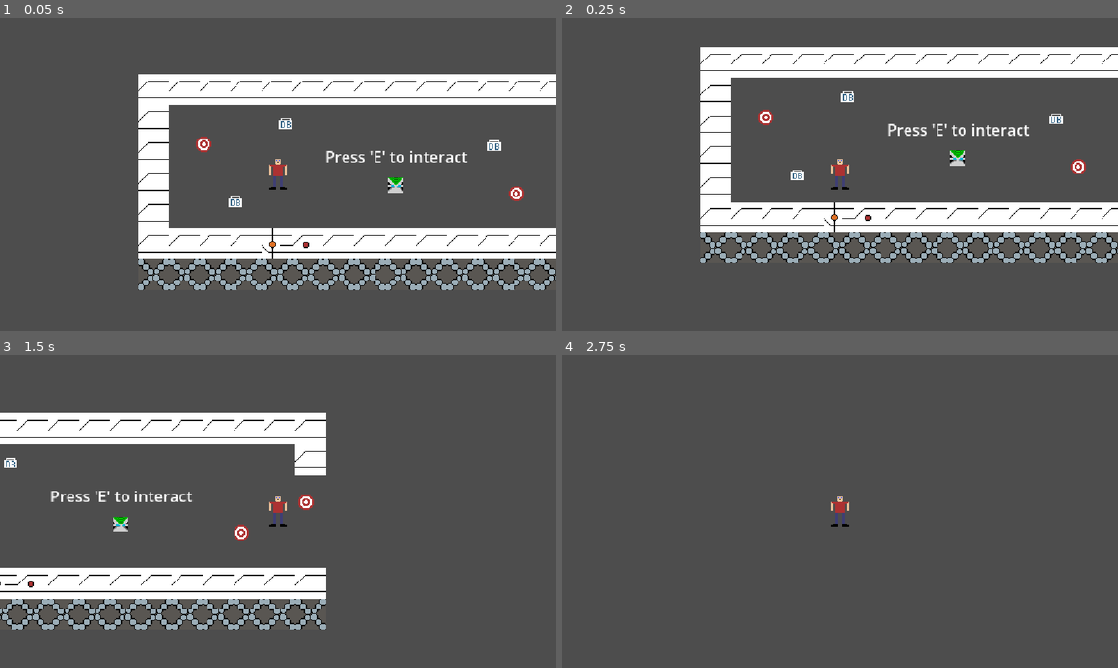
Above: before the commit, frames 1-4 (two rows, left to right).
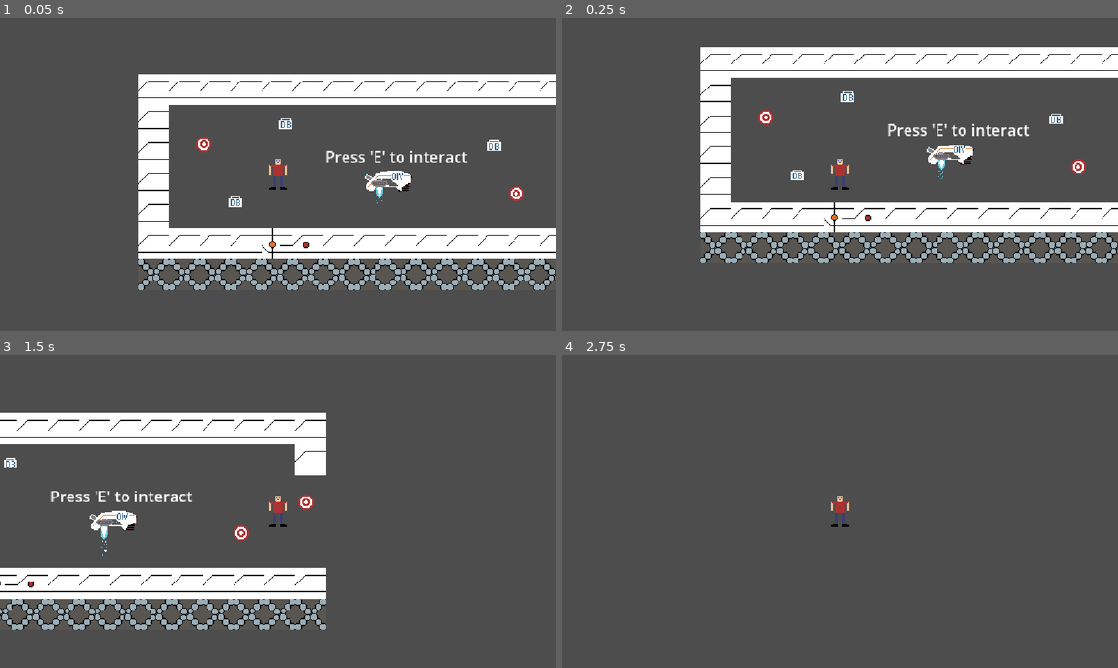
Above: after the commit, the same moments.

Repository: SysadmnIvy27/Final_game_dev
Game: Godot game, scene res://main/main.tscn
Same seed, same stepped clock (60 frames per second), same inputs: the game is played once before the commit and once after it.
Inputs:
- Up to frame 1 (0.05 s): no input
- Up to frame 2 (0.25 s): no input
- Up to frame 3 (1.5 s): tap E (interact) at 0.5, 0.6, 1.25 s; hold D (move_right) from 0.53 s (still down); tap Space (jump) at 0.77 s; tap Tab (swap_drone_action) at 1.35 s
- Up to frame 4 (2.75 s): tap Space (jump) at 1.52 s; tap E (interact) at 2, 2.1 s; release D (move_right) at 2.03 s; hold A (move_left) from 2.03 s (still down)

The runs differ from the first frame. In frame 1, 0.5% of the frame differs, in the area x 65-75%, y 48-60%; in frame 2, 0.4%; in frame 3, 0.7%, in the area x 0-59%, y 35-82%; in frame 4, nothing differs.

Commit message:
v0.1.0 Olivar WIP

Diff:
--- a/entities/items/oliver_item/oliver_item.gd
+++ b/entities/items/oliver_item/oliver_item.gd
@@ -3,12 +3,16 @@
 
 var owner_entity : Node
 var movement_marker : Node
+var move_target : Node
 @onready var attack_range = $attack_area
 @onready var interact_range = $interact_area
 @onready var detection_range = $detection_range
 @onready var timer = $Cooldown
 @onready var tooltip = $tooltip
 @onready var camera = $Camera2D
+@onready var thrust_pivot = $thruster_pivot
+@onready var turret_pivot = $turret_pivot
+@onready var projectile_spawn = $turret_pivot/projectile_spawn
 @export var projectile_scene : PackedScene
 var has_owner = false
 var can_teleport = false
@@ -16,9 +20,8 @@
 var SPEED = 100.0
 var team
 var cooldown = 1
-var follow_dist = 75
+var follow_dist = 25
 var teleport_dist = 500
-var move_target : Node
 var modes = ["Sentry","AI","Player Control"]
 var mode = 1
 
@@ -28,19 +31,21 @@
 
 
 # Called every frame. 'delta' is the elapsed time since the previous frame.
-func _physics_process(_delta: float) -> void:
+func _physics_process(delta: float) -> void:
 	if has_owner:
 		if modes[mode - 1] == "Sentry":
 			Sentry_mode()
 		elif modes[mode - 1] == "AI":
-			AI_mode()
+			AI_mode(delta)
 		elif modes[mode - 1] == "Player Control":
-			Player_Ctrl()
+			Player_Ctrl(delta)
 
 func Sentry_mode():
+	velocity = Vector2.ZERO
 	attack()
 
-func AI_mode():
+
+func AI_mode(delta):
 	# gettitng targets
 	var targets : Array
 	for area in detection_range.get_overlapping_areas():
@@ -88,37 +93,27 @@
 	elif move_target != movement_marker:
 		velocity = movement_direction * SPEED
 	else:
-		if velocity.x > 1.4:
-			velocity.x -= 1
-		elif velocity.x < -1.4:
-			velocity.x += 1
-		elif velocity.x < 1.5 and velocity.x > -1.5:
-			velocity.x = 0
-
-		if velocity.y > 4.8:
-			velocity.y -= 1
-		elif velocity.y < -4.8:
-			velocity.y += 1
-		elif velocity.y < 8.5 and velocity.y > -8.5:
-			velocity.y = 0
-
+		velocity.x = move_toward(velocity.x, 0, SPEED * delta)
+		velocity.y = move_toward(velocity.y, 0, SPEED * delta)
 		if debug:
 			print(str(velocity))
 
+	animate()
 	move_and_slide()
 
 	attack()
 	interaction()
 
-func Player_Ctrl():
+func Player_Ctrl(delta):
 	var direction : Vector2
 	direction.x = Input.get_axis("move_left", "move_right")
 	direction.y = Input.get_axis("move_up", "move_down")
 	if direction:
-		velocity = direction * SPEED
+		velocity = (direction * SPEED)
 	else:
-		velocity.x = move_toward(velocity.x, 0, SPEED)
-		velocity.y = move_toward(velocity.y, 0, SPEED)
+		velocity.x = move_toward(velocity.x, 0, SPEED * delta)
+		velocity.y = move_toward(velocity.y, 0, SPEED * delta)
+	animate()
 	move_and_slide()
 	interaction()
 
@@ -141,10 +136,11 @@
 			body.interact(self)
 
 func shoot(entity):
+	turret_pivot.look_at(entity.global_position)
 	var projectile = projectile_scene.instantiate() #instance projectile
-	projectile.direction = (entity.global_position - global_position).normalized()
+	projectile.direction = (entity.global_position - projectile_spawn.global_position).normalized()
 	projectile.team = team
-	projectile.global_position = global_position
+	projectile.global_position = projectile_spawn.global_position
 	get_tree().current_scene.add_child(projectile)
 
 
@@ -158,3 +154,11 @@
 		print(movement_marker.name)
 		has_owner = true
 		tooltip.visible = false
+
+func animate():
+	if velocity.x > 0:
+		thrust_pivot.rotation_degrees = 60
+	elif velocity.x < 0:
+		thrust_pivot.rotation_degrees = -40
+	elif velocity.x == 0:
+		thrust_pivot.rotation_degrees = 0
--- a/entities/items/oliver_item/oliver_item.tscn
+++ b/entities/items/oliver_item/oliver_item.tscn
@@ -2,12 +2,27 @@
 
 [ext_resource type="Script" uid="uid://dyhkonspjck05" path="res://entities/items/oliver_item/oliver_item.gd" id="1_3g5mp"]
 [ext_resource type="PackedScene" uid="uid://c1mqgtlmld1l0" path="res://entities/projectiles/oli_projectile/oli_projectile.tscn" id="2_oriv4"]
-[ext_resource type="Texture2D" uid="uid://dsjsqpn7wijmk" path="res://assets/entities/items/oliver/oliver.png" id="3_plduh"]
+[ext_resource type="Texture2D" uid="uid://cqxg7gymnru14" path="res://assets/entities/items/oliver/olivar_body.png" id="3_plduh"]
+[ext_resource type="Texture2D" uid="uid://cm6c4w2r5lxdu" path="res://assets/entities/items/oliver/olivar_thrust.png" id="4_kqaq0"]
+[ext_resource type="Texture2D" uid="uid://duhnfcwwheqqs" path="res://assets/entities/items/oliver/olivar_turret.png" id="5_kqaq0"]
 
 [sub_resource type="RectangleShape2D" id="RectangleShape2D_4cw7c"]
+size = Vector2(49, 20)
 
-[sub_resource type="AtlasTexture" id="AtlasTexture_i8nuk"]
+[sub_resource type="AtlasTexture" id="AtlasTexture_oj01u"]
 atlas = ExtResource("3_plduh")
+region = Rect2(0, 0, 64, 64)
+
+[sub_resource type="SpriteFrames" id="SpriteFrames_b1ji6"]
+animations = [{
+"frames": [{
+"duration": 1.0,
+"texture": SubResource("AtlasTexture_oj01u")
+}],
+"loop": 1,
+"name": &"idle",
+"speed": 5.0
+}]
 
 [sub_resource type="CircleShape2D" id="CircleShape2D_b1ji6"]
 radius = 101.0198
@@ -18,28 +33,94 @@
 [sub_resource type="CircleShape2D" id="CircleShape2D_1i7ex"]
 radius = 261.00192
 
+[sub_resource type="AtlasTexture" id="AtlasTexture_j7mwl"]
+atlas = ExtResource("4_kqaq0")
+region = Rect2(0, 0, 64, 64)
+
+[sub_resource type="AtlasTexture" id="AtlasTexture_j6382"]
+atlas = ExtResource("4_kqaq0")
+region = Rect2(64, 0, 64, 64)
+
+[sub_resource type="AtlasTexture" id="AtlasTexture_qtfmu"]
+atlas = ExtResource("4_kqaq0")
+region = Rect2(128, 0, 64, 64)
+
+[sub_resource type="AtlasTexture" id="AtlasTexture_t5wal"]
+atlas = ExtResource("4_kqaq0")
+region = Rect2(192, 0, 64, 64)
+
+[sub_resource type="AtlasTexture" id="AtlasTexture_a2dpn"]
+atlas = ExtResource("4_kqaq0")
+region = Rect2(256, 0, 64, 64)
+
+[sub_resource type="SpriteFrames" id="SpriteFrames_mcl3r"]
+animations = [{
+"frames": [{
+"duration": 1.0,
+"texture": SubResource("AtlasTexture_j7mwl")
+}, {
+"duration": 1.0,
+"texture": SubResource("AtlasTexture_j6382")
+}, {
+"duration": 1.0,
+"texture": SubResource("AtlasTexture_qtfmu")
+}, {
+"duration": 1.0,
+"texture": SubResource("AtlasTexture_t5wal")
+}, {
+"duration": 1.0,
+"texture": SubResource("AtlasTexture_a2dpn")
+}],
+"loop": 1,
+"name": &"idle",
+"speed": 5.0
+}]
+
+[sub_resource type="AtlasTexture" id="AtlasTexture_1dpm6"]
+atlas = ExtResource("5_kqaq0")
+region = Rect2(0, 0, 64, 64)
+
+[sub_resource type="SpriteFrames" id="SpriteFrames_1i7ex"]
+animations = [{
+"frames": [{
+"duration": 1.0,
+"texture": SubResource("AtlasTexture_1dpm6")
+}],
+"loop": 1,
+"name": &"idle",
+"speed": 5.0
+}]
+
 [node name="OlivarItem" type="CharacterBody2D" unique_id=136021154 groups=["interactable"]]
 script = ExtResource("1_3g5mp")
 projectile_scene = ExtResource("2_oriv4")
 
 [node name="hitbox" type="CollisionShape2D" parent="." unique_id=1121818888]
+visible = false
+position = Vector2(-7.5, -4)
 shape = SubResource("RectangleShape2D_4cw7c")
 one_way_collision = true
 
-[node name="sprite" type="Sprite2D" parent="." unique_id=904512027]
-texture = SubResource("AtlasTexture_i8nuk")
+[node name="body" type="AnimatedSprite2D" parent="." unique_id=1555537467]
+position = Vector2(0, 9)
+sprite_frames = SubResource("SpriteFrames_b1ji6")
+animation = &"idle"
+autoplay = "idle"
 
 [node name="attack_area" type="Area2D" parent="." unique_id=173856887]
+visible = false
 
 [node name="CollisionShape2D" type="CollisionShape2D" parent="attack_area" unique_id=2065588032]
 shape = SubResource("CircleShape2D_b1ji6")
 
 [node name="interact_area" type="Area2D" parent="." unique_id=285405550]
+visible = false
 
 [node name="CollisionShape2D" type="CollisionShape2D" parent="interact_area" unique_id=811605516]
 shape = SubResource("CircleShape2D_mcl3r")
 
 [node name="detection_range" type="Area2D" parent="." unique_id=1433529188]
+visible = false
 
 [node name="CollisionShape2D" type="CollisionShape2D" parent="detection_range" unique_id=1344928835]
 shape = SubResource("CircleShape2D_1i7ex")
@@ -55,3 +136,26 @@
 text = "Press 'E' to interact"
 
 [node name="Camera2D" type="Camera2D" parent="." unique_id=980045190]
+
+[node name="thruster_pivot" type="Node2D" parent="." unique_id=1610178021]
+position = Vector2(-17, -2)
+
+[node name="thruster_anim" type="AnimatedSprite2D" parent="thruster_pivot" unique_id=2027663357]
+position = Vector2(17.189388, 10.701633)
+sprite_frames = SubResource("SpriteFrames_mcl3r")
+animation = &"idle"
+autoplay = "idle"
+frame_progress = 0.42617607
+
+[node name="turret_pivot" type="Node2D" parent="." unique_id=1018928028]
+position = Vector2(4, 4)
+
+[node name="turret_anim" type="AnimatedSprite2D" parent="turret_pivot" unique_id=166622698]
+z_index = -1
+position = Vector2(-4, 5)
+sprite_frames = SubResource("SpriteFrames_1i7ex")
+animation = &"idle"
+autoplay = "idle"
+
+[node name="projectile_spawn" type="Marker2D" parent="turret_pivot" unique_id=1740962024]
+position = Vector2(4, 1)
--- a/entities/projectiles/oli_projectile/oli_projectile.tscn
+++ b/entities/projectiles/oli_projectile/oli_projectile.tscn
@@ -1,19 +1,35 @@
 [gd_scene format=3 uid="uid://c1mqgtlmld1l0"]
 
 [ext_resource type="Script" uid="uid://vnnsqialqyym" path="res://entities/projectiles/oli_projectile/oli_projectile.gd" id="1_7i8uv"]
-[ext_resource type="Texture2D" uid="uid://d16cp8ptgno7m" path="res://assets/entities/projectiles/oli_projectile.png" id="1_h7gol"]
+[ext_resource type="Texture2D" uid="uid://ddlosnsceg7pb" path="res://assets/entities/projectiles/olivar/projectiles.png" id="2_7i8uv"]
 
-[sub_resource type="CircleShape2D" id="CircleShape2D_b1ji6"]
-radius = 6.0
+[sub_resource type="AtlasTexture" id="AtlasTexture_t3bbd"]
+atlas = ExtResource("2_7i8uv")
+region = Rect2(0, 0, 16, 16)
+
+[sub_resource type="SpriteFrames" id="SpriteFrames_b1ji6"]
+animations = [{
+"frames": [{
+"duration": 1.0,
+"texture": SubResource("AtlasTexture_t3bbd")
+}],
+"loop": 1,
+"name": &"default",
+"speed": 5.0
+}]
+
+[sub_resource type="RectangleShape2D" id="RectangleShape2D_mcl3r"]
+size = Vector2(6, 3)
 
 [node name="OliProjectile" type="Area2D" unique_id=961055533]
 script = ExtResource("1_7i8uv")
 
-[node name="Sprite2D" type="Sprite2D" parent="." unique_id=425472301]
-texture = ExtResource("1_h7gol")
+[node name="Sprite2D" type="AnimatedSprite2D" parent="." unique_id=1936211099]
+sprite_frames = SubResource("SpriteFrames_b1ji6")
 
 [node name="CollisionShape2D" type="CollisionShape2D" parent="." unique_id=606756318]
-shape = SubResource("CircleShape2D_b1ji6")
+position = Vector2(0, -0.5)
+shape = SubResource("RectangleShape2D_mcl3r")
 
 [node name="Timer" type="Timer" parent="." unique_id=927210898 groups=["damagable"]]
 one_shot = true
Binary file added: assets/entities/items/oliver/olivar.ase
Binary file added: assets/entities/items/oliver/olivar.png
Binary file added: assets/entities/items/oliver/olivar_body.png
Binary file added: assets/entities/items/oliver/olivar_thrust.png
Binary file added: assets/entities/items/oliver/olivar_turret.png
Binary file added: assets/entities/projectiles/olivar/projectiles.ase
Binary file added: assets/entities/projectiles/olivar/projectiles.png
